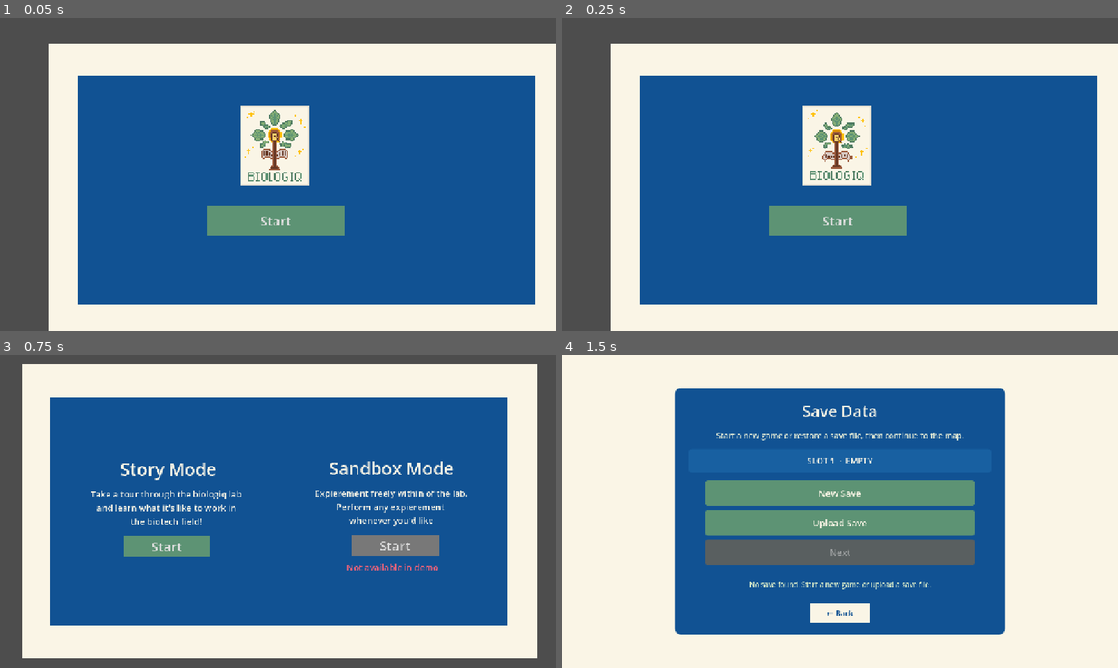
Above: before the commit, frames 1-4 (two rows, left to right).
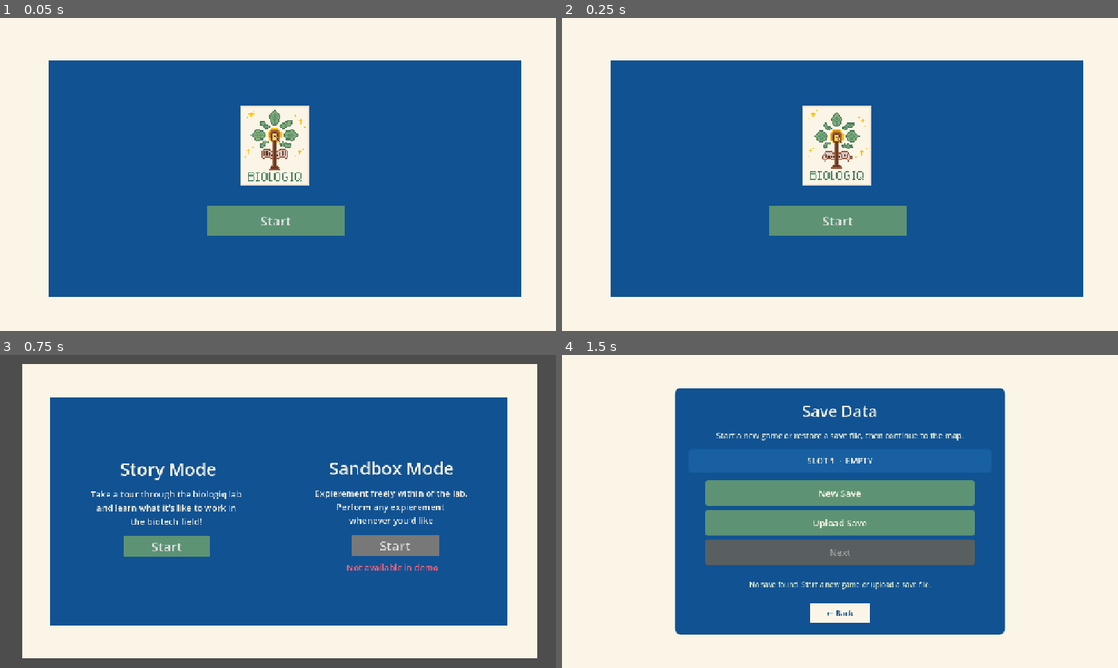
Above: after the commit, the same moments.

Repository: ashrithmedaa/Biologiq
Game: Godot game, scene res://Scenes/main.tscn
The game is run twice, just before and just after one commit, with the same random seed, the same clock (stepped at 60 frames per second) and the same inputs.
Inputs:
- Up to frame 1 (0.05 s): no input
- Up to frame 2 (0.25 s): no input
- Up to frame 3 (0.75 s): click "Start" at 0.5 s
- Up to frame 4 (1.5 s): click "Start" at 1.25 s

The runs differ from the first frame. In frame 1, 28% of the frame differs, in the area x 0-100%, y 0-100%; in frame 2, 28%; in frame 3, nothing differs; in frame 4, nothing differs.

Commit message:
Create the opening scene and character selection

Diff:
--- a/biologiq/Scenes/main.tscn
+++ b/biologiq/Scenes/main.tscn
@@ -52,10 +52,10 @@
 anchor_top = 0.5
 anchor_right = 0.5
 anchor_bottom = 0.5
-offset_left = -1167.0
-offset_top = -661.0
-offset_right = 19.0
-offset_bottom = 17.0
+offset_left = -1281.0
+offset_top = -719.0
+offset_right = -1.0
+offset_bottom = -1.0
 grow_horizontal = 2
 grow_vertical = 2
 pivot_offset = Vector2(593, 339)
@@ -67,10 +67,10 @@
 anchor_top = 0.5
 anchor_right = 0.5
 anchor_bottom = 0.5
-offset_left = -1100.0
-offset_top = -586.0
-offset_right = -48.0
-offset_bottom = -62.0
+offset_left = -1167.0
+offset_top = -623.0
+offset_right = -80.0
+offset_bottom = -80.0
 grow_horizontal = 2
 grow_vertical = 2
 pivot_offset = Vector2(526, 262)
--- /dev/null
+++ b/biologiq/button.gd
@@ -0,0 +1,18 @@
+extends Button
+
+
+# Called when the node enters the scene tree for the first time.
+func _ready() -> void:
+	pass # Replace with function body.
+
+
+# Called every frame. 'delta' is the elapsed time since the previous frame.
+func _process(delta: float) -> void:
+	pass
+
+
+func _on_pressed() -> void:
+	pass
+
+func _on_button_pressed():
+	get_tree().change_scene_to_file("res://walking.tscn")
--- /dev/null
+++ b/biologiq/chararter_selection_fr.tscn
@@ -0,0 +1,36 @@
+[gd_scene format=3 uid="uid://blblvhmoltlq5"]
+
+[ext_resource type="Texture2D" uid="uid://c5se28mu7du2r" path="res://Art Assets/Player - Walking Animations (Front, Side, Back).png" id="1_jnl6v"]
+[ext_resource type="Script" uid="uid://bm87abeas5u0m" path="res://button.gd" id="2_okssl"]
+
+[sub_resource type="AtlasTexture" id="AtlasTexture_okssl"]
+atlas = ExtResource("1_jnl6v")
+region = Rect2(40.225525, 42.06257, 235.79486, 596.5609)
+
+[node name="chararter_selection_fr" type="Node2D" unique_id=380211870]
+
+[node name="ColorRect" type="ColorRect" parent="." unique_id=940321398]
+offset_left = 1.0
+offset_top = 1.0
+offset_right = 1268.0
+offset_bottom = 730.0
+color = Color(2.5990605e-06, 0.51697284, 0.521432, 1)
+
+[node name="Button" type="Button" parent="." unique_id=890451436]
+offset_left = 472.0
+offset_top = 124.0
+offset_right = 715.0
+offset_bottom = 728.0
+icon = SubResource("AtlasTexture_okssl")
+flat = true
+script = ExtResource("2_okssl")
+
+[node name="Label" type="Label" parent="." unique_id=31483592]
+offset_left = 313.0
+offset_top = 20.0
+offset_right = 899.0
+offset_bottom = 101.0
+theme_override_font_sizes/font_size = 57
+text = "SELECT YOUR PLAYER"
+
+[connection signal="pressed" from="Button" to="Button" method="_on_pressed"]
--- /dev/null
+++ b/biologiq/walking.tscn
@@ -0,0 +1,40 @@
+[gd_scene format=3 uid="uid://dhcfyxkve3yv"]
+
+[node name="Walking" type="Node2D" unique_id=1176995948]
+position = Vector2(0, 4)
+
+[node name="ColorRect" type="ColorRect" parent="." unique_id=1566292633]
+offset_right = 907.0
+offset_bottom = 167.0
+color = Color(0.2702139, 0.42711145, 0.2772413, 1)
+
+[node name="ColorRect2" type="ColorRect" parent="." unique_id=1695602436]
+offset_left = 2.0
+offset_top = 518.0
+offset_right = 909.0
+offset_bottom = 715.0
+color = Color(0.27058825, 0.42745098, 0.2784314, 1)
+
+[node name="ColorRect3" type="ColorRect" parent="." unique_id=1041073462]
+offset_left = 2.0
+offset_top = 169.0
+offset_right = 905.0
+offset_bottom = 519.0
+color = Color(0.5019608, 0.5019608, 0.5019608, 1)
+
+[node name="Polygon2D" type="Polygon2D" parent="." unique_id=2089001483]
+position = Vector2(1, -4)
+color = Color(0.58791053, 0.45322025, 0.2244204, 1)
+polygon = PackedVector2Array(906, 169, 1215, 162, 1215, 527, 908, 520)
+
+[node name="Polygon2D2" type="Polygon2D" parent="." unique_id=1487583362]
+color = Color(0.09803922, 0.15294118, 0.40392157, 1)
+polygon = PackedVector2Array(906, 4, 1281, 1, 1283, 711, 913, 711, 901, 516, 1210, 530, 1212, 164, 910, 167)
+
+[node name="Label" type="Label" parent="." unique_id=2142487366]
+offset_left = 1084.0
+offset_top = 298.0
+offset_right = 1206.0
+offset_bottom = 333.0
+theme_override_font_sizes/font_size = 25
+text = "BIOLOGIQ"
Not shown, added: biologiq/button.gd.uid
